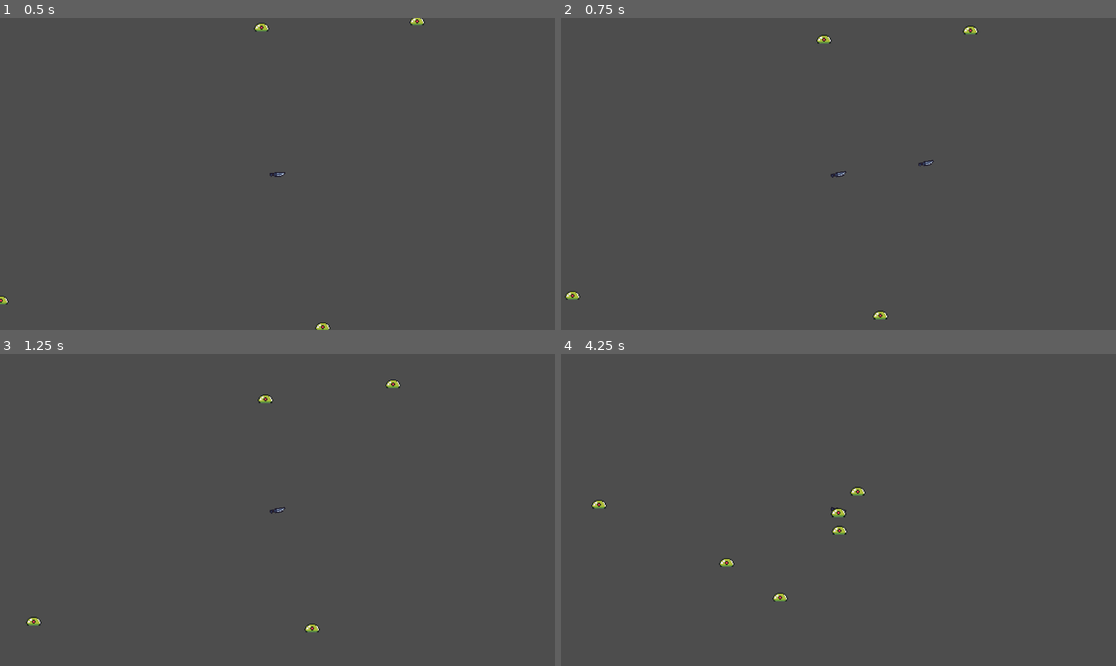
Above: before the commit, frames 1-4 (two rows, left to right).
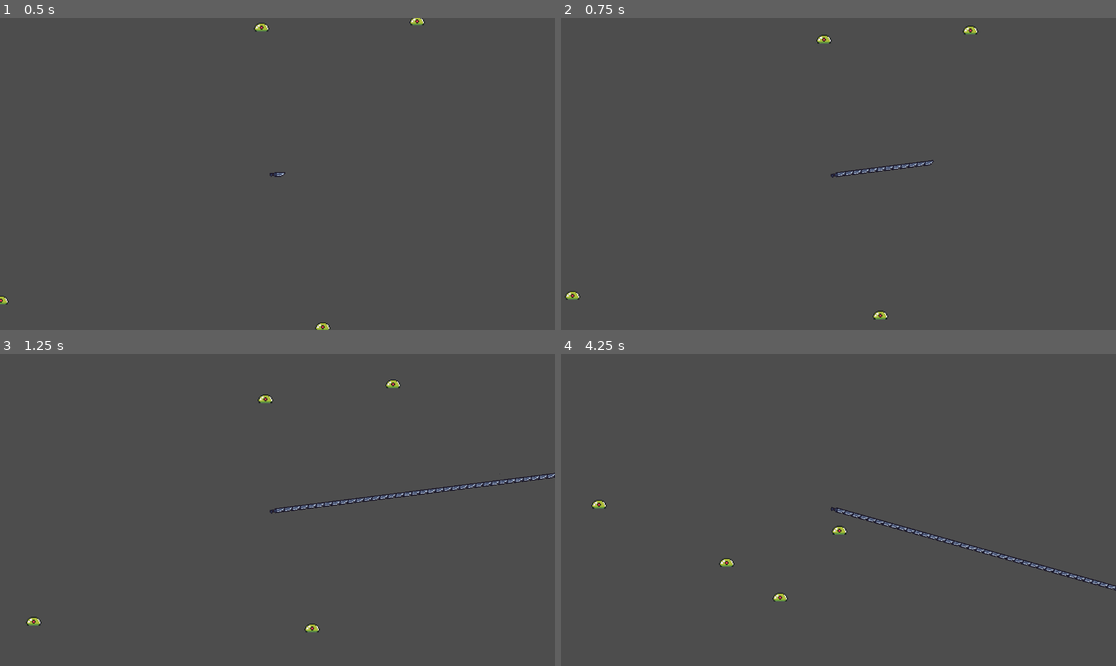
Above: after the commit, the same moments.

Repository: BenSidiAlessio/GameSurvivorGodot4
Game: Godot game, scene res://Scenes/World.tscn
Two runs of this game, one before a commit and one after it. Both use one fixed random seed, a clock stepped at 60 frames per second and the inputs below.
Inputs (mouse positions are in pixels of both pictures, inside the frame that each line leads up to):
- Up to frame 1 (0.5 s): no input
- Up to frame 2 (0.75 s): move the mouse to (960, 158) at 0.52 s; press the mouse at (960, 158) at 0.53 s
- Up to frame 3 (1.25 s): no input
- Up to frame 4 (4.25 s): move the mouse to (727, 525) at 1.27 s; release the mouse at (727, 525) at 1.28 s; click (727, 525) at 1.35 s; move the mouse to (894, 441) at 2.02 s; press the mouse at (894, 441) at 2.03 s; move the mouse to (810, 572) at 2.77 s; release the mouse at (810, 572) at 2.78 s; click (810, 572) at 2.85 s; move the mouse to (1005, 556) at 3.52 s; press the mouse at (1005, 556) at 3.53 s

Frame 1 is identical in both runs. In frame 2, 0.2% of the frame differs, in the area x 50-66%, y 45-51%; in frame 3, 0.7%; in frame 4, 0.9%, in the area x 48-100%, y 42-76%.

Commit message:
Update world.gd

Diff:
--- a/noescape/Scripts/world.gd
+++ b/noescape/Scripts/world.gd
@@ -13,7 +13,7 @@
 
 func _physics_process(delta: float) -> void:
 
-	if Input.is_action_just_pressed("fire"):
+	if Input.is_action_pressed("fire"):
 		# collegamento alla ""classe"" del proiettile
 		const PROIETTILE = preload("res://Scenes/knife_bullet.tscn")
 		# istanzio il proiettile
